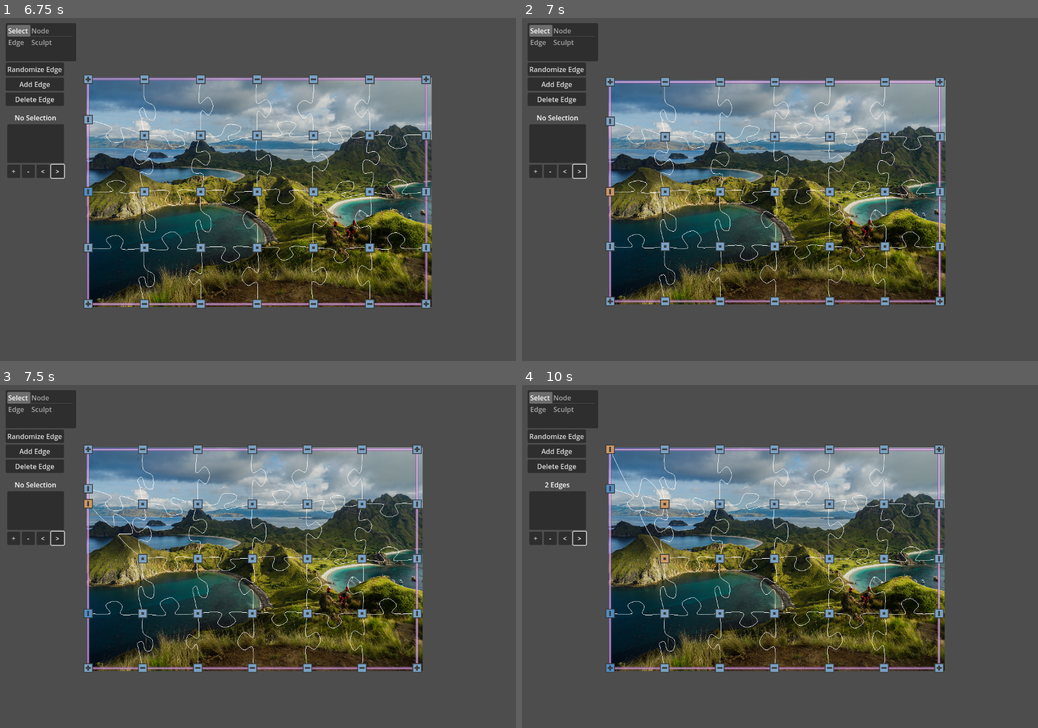
Above: before the commit, frames 1-4 (two rows, left to right).
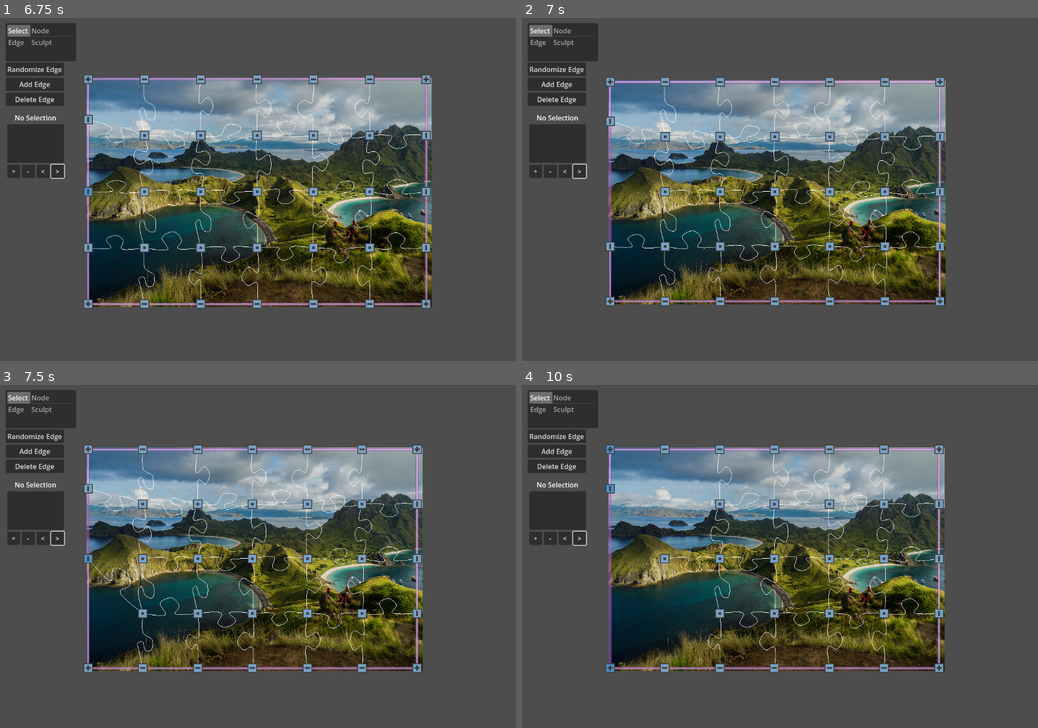
Above: after the commit, the same moments.

Repository: kreibaum/puzzle-shark
Game: Godot game, scene res://editor.tscn
Same seed, same stepped clock (60 frames per second), same inputs: the game is played once before the commit and once after it.
Inputs (mouse positions are in pixels of both pictures, inside the frame that each line leads up to):
- Up to frame 1 (6.75 s): click "Randomize Edge" at 0.5 s; click "Add Edge" at 1.25 s; click "+" at 2 s; click "-" at 2.75 s; click "<" at 3.5 s; click ">" at 4.25 s; tap Enter at 5, 6.5 s; drag from (87, 62) to (0, 18) at 5.02 s; tap Space at 5.75 s; drag from (87, 127) to (0, 18) at 5.77 s; move the mouse to (87, 192) at 6.52 s; hold Mouse wheel down (ZoomIn) from 6.53 s (still down); click (87, 192) at 6.67 s
- Up to frame 2 (7 s): keep holding Mouse wheel down (ZoomIn); tap Delete (Delete, bound only after the commit) at 6.8 s
- Up to frame 3 (7.5 s): release Mouse wheel down (ZoomIn) at 7.25 s; drag from (87, 614) to (87, 450) at 7.27 s
- Up to frame 4 (10 s): tap Space at 8, 9.5 s; drag from (609, 669) to (609, 450) at 8.02 s; tap Enter at 8.75 s; drag from (666, 450) to (666, 559) at 8.77 s; move the mouse to (666, 505) at 9.52 s; hold S from 9.53 s (still down); hold Shift from 9.53 s (still down); click (666, 505) at 9.67 s; tap Delete (Delete, bound only after the commit) at 9.8 s

Frame 1 is identical in both runs. In frame 2, 0.1% of the frame differs, in the area x 16-27%, y 31-66%; in frame 3, 0.3%; in frame 4, 0.7%, in the area x 2-38%, y 17-82%.

Commit message:
delete button now deletes all selected vertices in select and node mode

Diff:
--- a/PuzzleCanvas/PuzzleCanvas.gd
+++ b/PuzzleCanvas/PuzzleCanvas.gd
@@ -145,6 +145,8 @@
 		if edge.is_connected_to(vertex):
 			edge.queue_free()
 			edges.remove_at(index)
+	if vertex == current_hover:
+		current_hover = null
 	deselect_vertex(vertex)
 	vertex.queue_free()
 
--- a/UI/NodeState.gd
+++ b/UI/NodeState.gd
@@ -55,7 +55,11 @@
 			preview.visible = canvas.current_hover == null
 		elif canvas.current_hover != null && event.button_index == MOUSE_BUTTON_RIGHT:
 			canvas.delete_vertex(canvas.current_hover)
-			canvas.current_hover = null
+	# Delete all selected vertices
+	if Input.is_action_just_pressed("Delete"):
+		var keys = canvas.current_selection.keys()
+		for vertex in keys:
+			canvas.delete_vertex(vertex)
 
 
 
--- a/UI/SelectState.gd
+++ b/UI/SelectState.gd
@@ -156,3 +156,9 @@
 		print("Saving to file...")
 		print(OS.get_user_data_dir())
 		canvas.saveToFile()
+
+	# Delete all selected vertices
+	if Input.is_action_just_pressed("Delete"):
+		var keys = canvas.current_selection.keys()
+		for vertex in keys:
+			canvas.delete_vertex(vertex)
--- a/project.godot
+++ b/project.godot
@@ -38,6 +38,11 @@
 "events": [Object(InputEventMouseButton,"resource_local_to_scene":false,"resource_name":"","device":-1,"window_id":0,"a …(236 unchanged characters)…
 ]
 }
+Delete={
+"deadzone": 0.5,
+"events": [Object(InputEventKey,"resource_local_to_scene":false,"resource_name":"","device":0,"window_id":0,"alt_pressed":false,"shift_pressed":false,"ctrl_pressed":false,"meta_pressed":false,"pressed":false,"keycode":4194312,"physical_keycode":0,"key_label":0,"unicode":0,"echo":false,"script":null)
+]
+}
 
 [physics]
 
